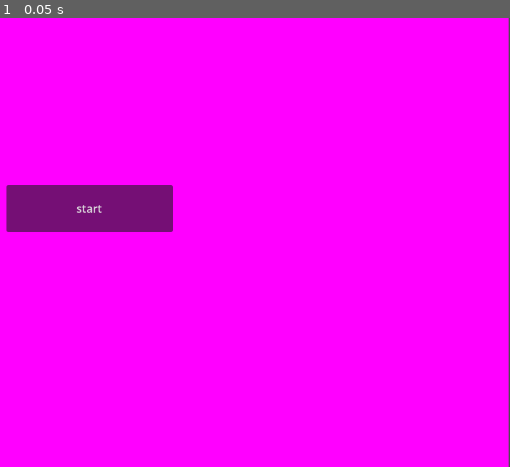
Above: before the commit, frame 1.
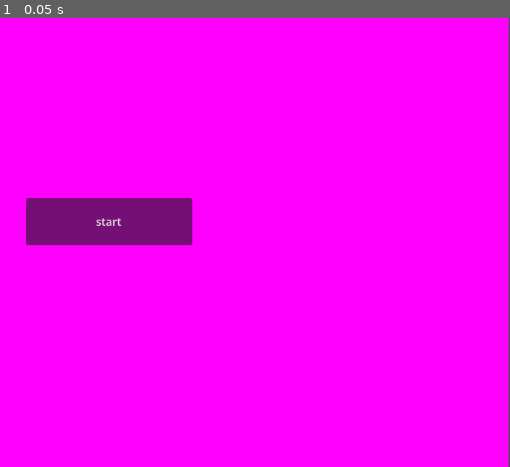
Above: after the commit, the same moment.

Repository: koifishies1/DDU-eksamensprojekt
Game: Godot game, scene res://Scenes/main_menu.tscn
Two runs of this game, one before a commit and one after it. Both use one fixed random seed, a clock stepped at 60 frames per second and the inputs below. The project has no main scene, so this scene is started directly.
Inputs:
- Up to frame 1 (0.05 s): no input

The runs differ from the first frame. In frame 1, 2.6% of the frame differs, in the area x 1-38%, y 37-51%.

Commit message:
set up type shift

Diff:
--- a/Scenes/main_menu.tscn
+++ b/Scenes/main_menu.tscn
@@ -1,4 +1,6 @@
 [gd_scene format=3 uid="uid://bq8di6i5mxy2o"]
+
+[ext_resource type="Script" uid="uid://blholam62j432" path="res://Scripts/button.gd" id="1_28flt"]
 
 [node name="MainMenu" type="Node2D" unique_id=1011265623]
 
@@ -8,8 +10,9 @@
 color = Color(1, 0, 1, 1)
 
 [node name="Button" type="Button" parent="." unique_id=1975402563]
-offset_left = 426.0
-offset_top = 241.0
-offset_right = 666.0
-offset_bottom = 309.0
+offset_left = 454.0
+offset_top = 260.0
+offset_right = 694.0
+offset_bottom = 328.0
 text = "start"
+script = ExtResource("1_28flt")
--- /dev/null
+++ b/Scripts/button.gd
@@ -0,0 +1,11 @@
+extends Button
+
+
+# Called when the node enters the scene tree for the first time.
+func _ready() -> void:
+	pass # Replace with function body.
+
+
+# Called every frame. 'delta' is the elapsed time since the previous frame.
+func _process(delta: float) -> void:
+	pass
Binary file added: Assets/mail.png
Not shown, added: Assets/mail.png.import
Not shown, added: Scripts/button.gd.uid
